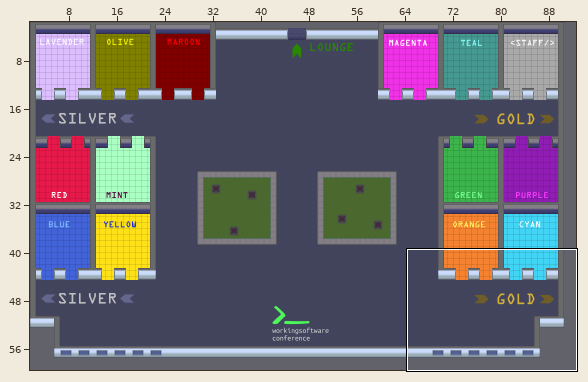
Two versions of a level (Tiled map, working-software.tmx). Above, an overview of the earlier version with the close-up marked.
Close-up. Before the commit:
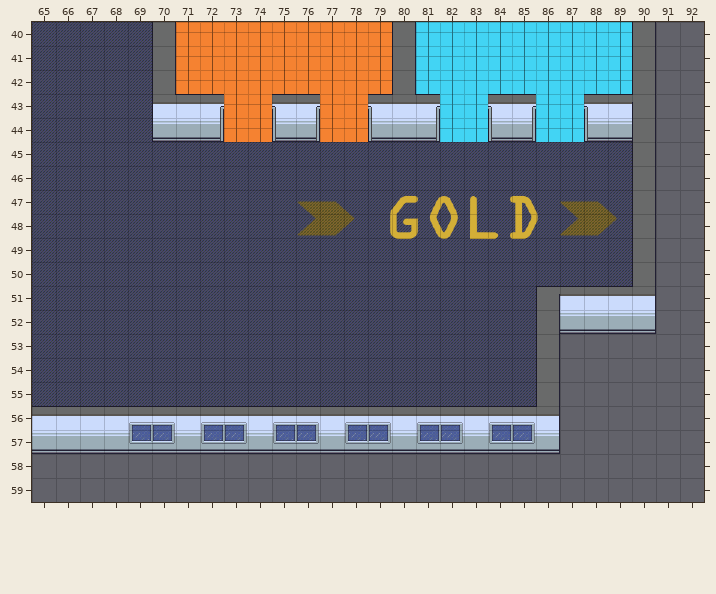
Cells are 32x32 px. Shown: x 65..92, y 40..59. The commit also changed other parts of the map, which this record leaves out.
The same view after the edit:
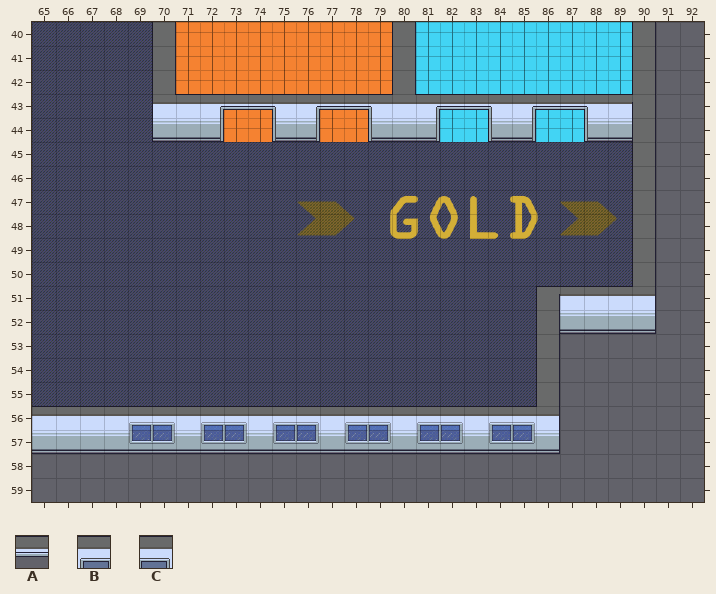
Key: from "foreground": A 1217, B 5215, C 5216.
_ is an empty cell.
Tiles of an added or newly shown layer are drawn over the layers below it.
Log entry: Fix bar background & main foreground
The edit:
Layer "foreground" (now shown):
There is now tile A in row 43 at x 73 to 74, 77 to 78, 82 to 83 and 86 to 87.
There is now tile B in row 56 at x 69, 72, 75, 78, 81 and 84.
There is now tile C in row 56 at x 70, 73, 76, 79, 82 and 85.
